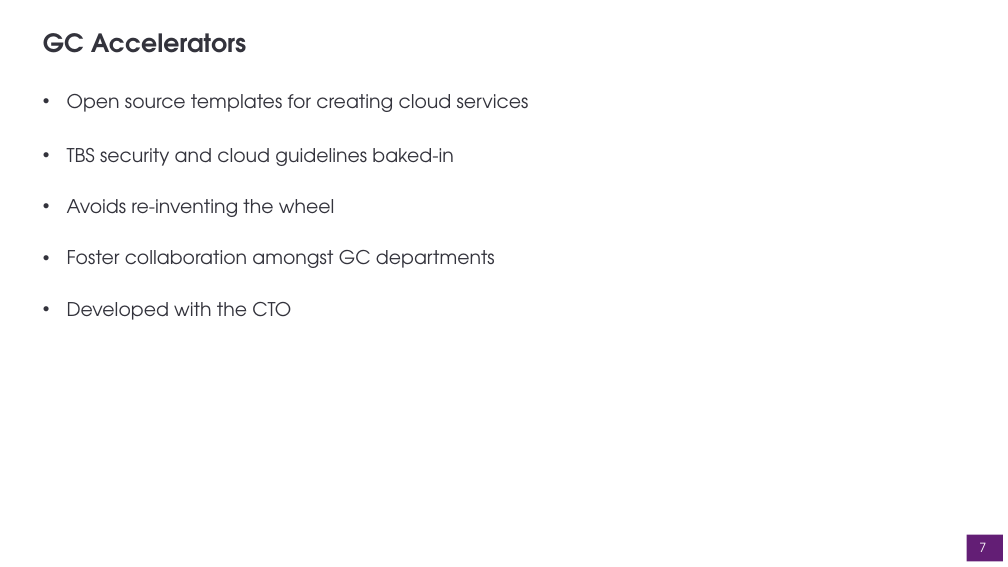
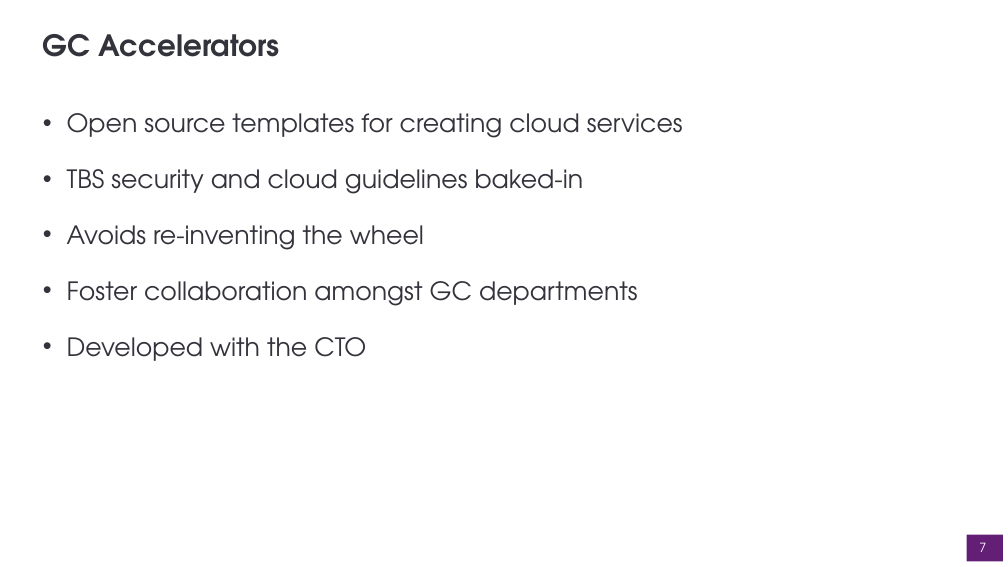
Before and after one commit to dto-btn/reading-material, a slide deck: slide 7 of presentations/digital-hour-cloud-automation.pptx. Drawn at 1008x567 pixels with LibreOffice and Linux fonts; fonts in the diff are those of the drawing; background and template pictures are left out. Boxes give left, top, right and bottom in pixels: in the first picture for what was removed or moved away, otherwise in the second. Text is boxed around its words. In the diff, an @@ line names an element or a change of style, - is before the commit and + after.

```diff
--- a/presentations/digital-hour-cloud-automation.pptx
+++ b/presentations/digital-hour-cloud-automation.pptx
@@ title "GC Accelerators" at (43,34,280,57): size 24 to 28 pt @@
@@ text "Open source templates for creating ..." at (67,113,683,361): size 18 to 24 pt; line spacing 0.9 to 1.5 @@
```
Also in this commit, not shown: 9 other slides changed, 1 other file.
